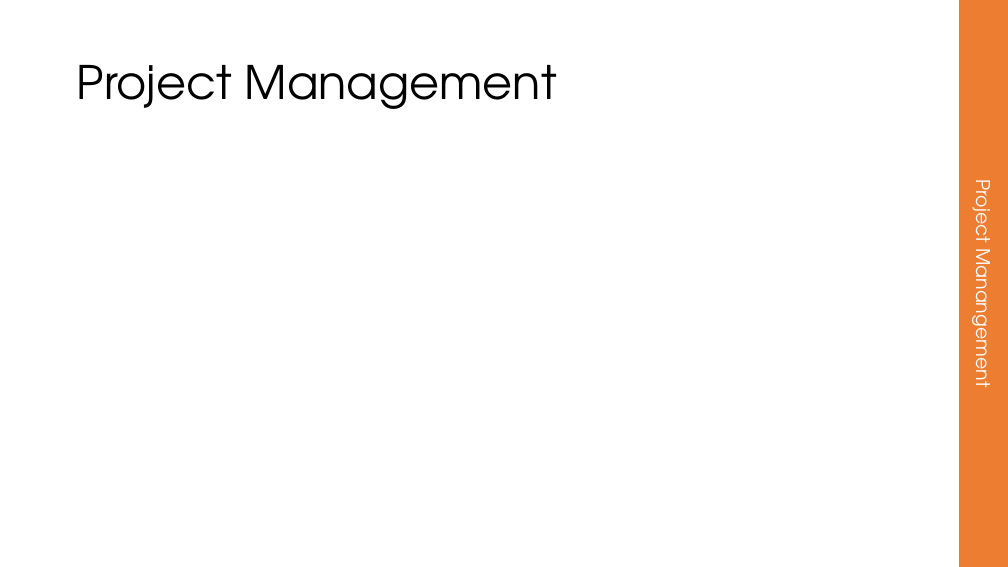
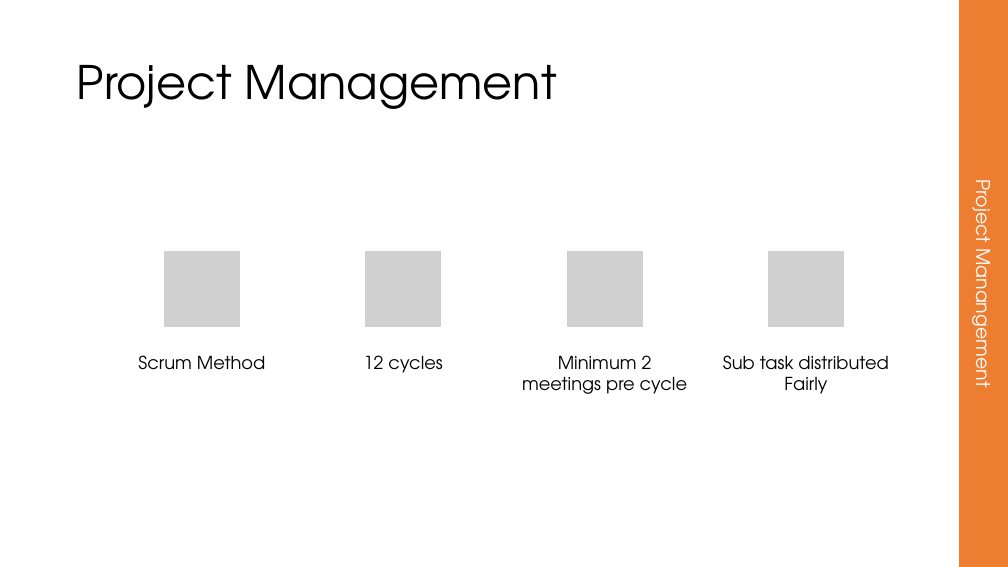
Before and after one commit to Embineer/Embineer, a slide deck: slide 14 of presentation/Autonomous traffic system presentation.pptx (slide 15 before the commit). Drawn at 1008x567 pixels with LibreOffice and Linux fonts; fonts in the diff are those of the drawing; grey boxes stand for pictures. Boxes give left, top, right and bottom in pixels: in the first picture for what was removed or moved away, otherwise in the second. Text is boxed around its words. In the diff, an @@ line names an element or a change of style, - is before the commit and + after.

```diff
--- a/presentation/Autonomous traffic system presentation.pptx
+++ b/presentation/Autonomous traffic system presentation.pptx
@@ group added at (x1=138, y1=250, x2=888, y2=394): 4 pictures, 4 texts @@
+Scrum Method
+12 cycles
+Minimum 2 meetings pre cycle
+Sub task distributed Fairly
```
Also in this commit, not shown: 1 other slide changed.
